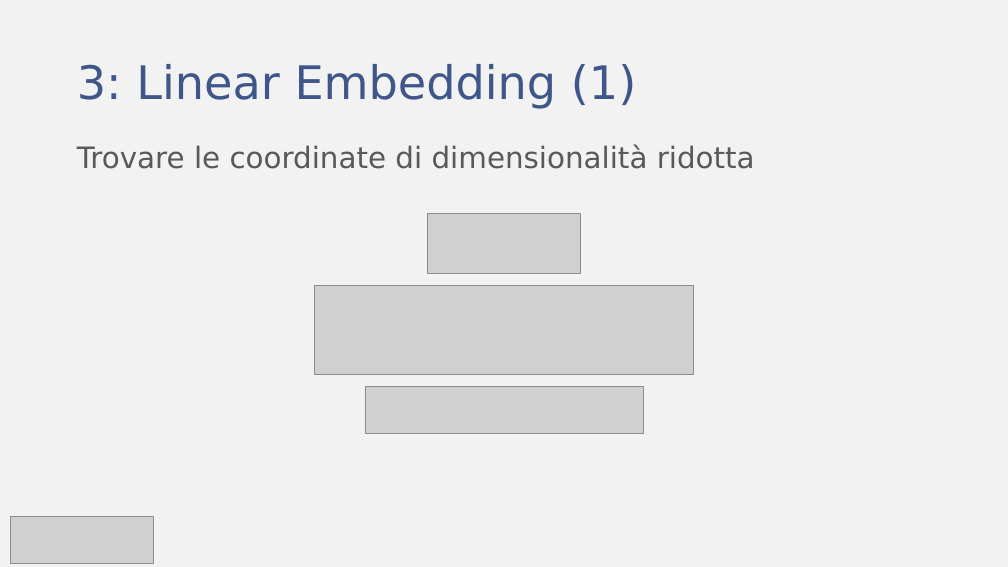
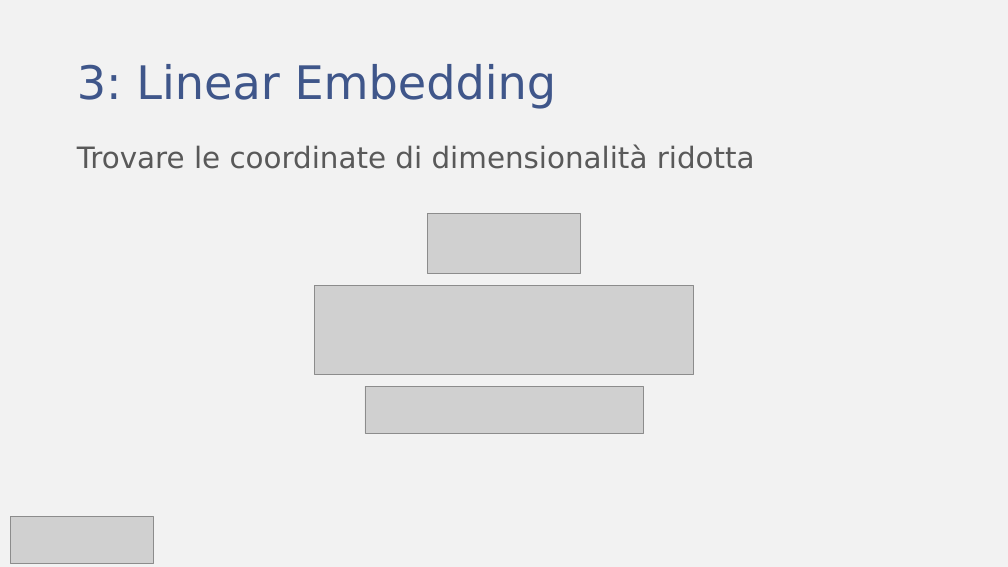
Before and after one commit to fratorgano/dimensionality-reduction, a slide deck: slide 11 of lle/LLE.pptx. Drawn at 1008x567 pixels with LibreOffice and Linux fonts; fonts in the diff are those of the drawing; grey boxes stand for pictures. Boxes give left, top, right and bottom in pixels: in the first picture for what was removed or moved away, otherwise in the second. Text is boxed around its words. In the diff, an @@ line names an element or a change of style, - is before the commit and + after.

```diff
--- a/lle/LLE.pptx
+++ b/lle/LLE.pptx
@@ title at [77,64,557,109]: text changed @@
-3: Linear Embedding (1)
+3: Linear Embedding
```
Also in this commit, not shown: 1 other slide changed, 1 other file.
